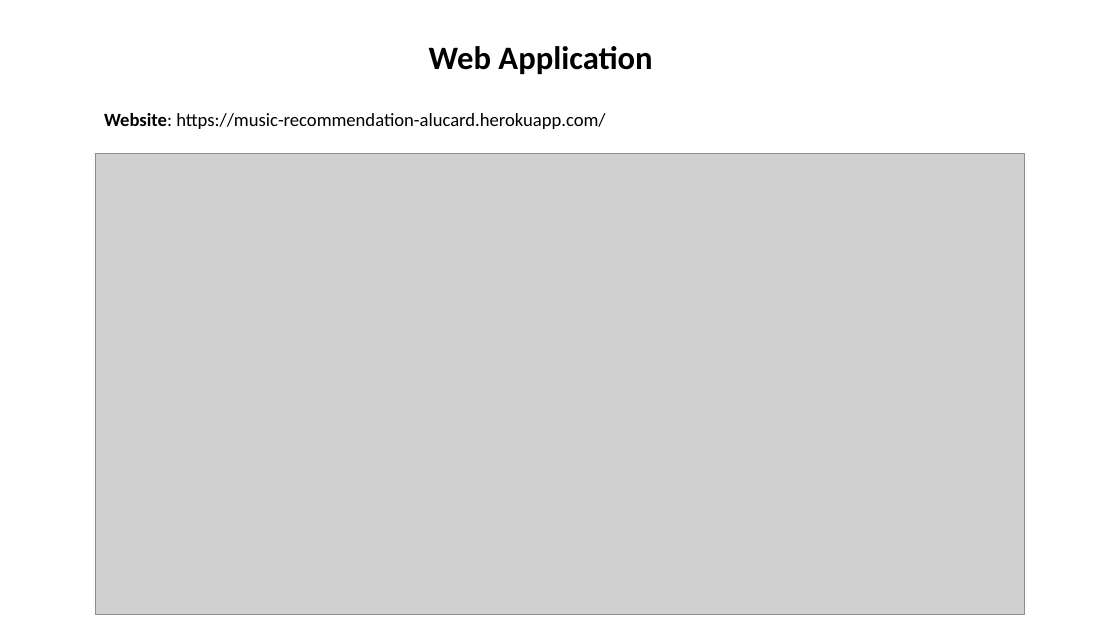
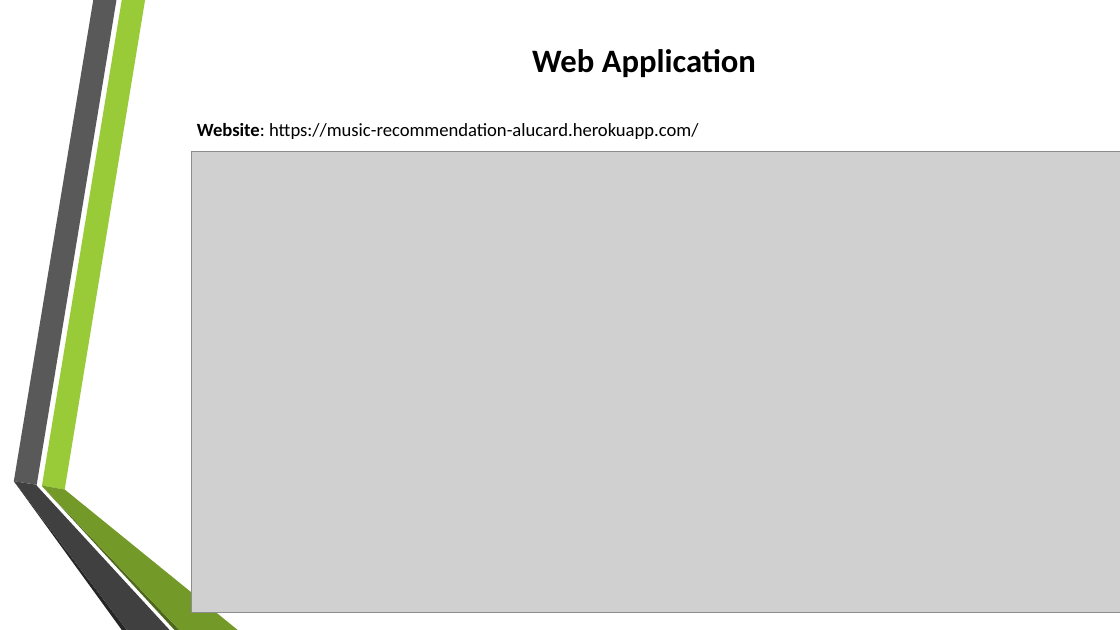
Before and after one commit to singharsh10/Music_Recommendation_System, a slide deck: slide 15 of Music_Recommendation_System.pptx. Drawn at 1120x630 pixels with LibreOffice and Linux fonts; fonts in the diff are those of the drawing; grey boxes stand for pictures; background and template pictures are left out. Boxes give left, top, right and bottom in pixels: in the first picture for what was removed or moved away, otherwise in the second. Text is boxed around its words. In the diff, an @@ line names an element or a change of style, - is before the commit and + after.

```diff
--- a/Music_Recommendation_System.pptx
+++ b/Music_Recommendation_System.pptx
@@ title "Web Application" at box(532, 49, 756, 77): alignment left to centre; line spacing 0.9 to 1 @@
@@ text "Website: https://music-recommendation-alucard.herokuapp.com/": place and size @@
-text "Website: https://music-recommendation-alucard.herokuapp.com/" at box(104, 113, 605, 129)
+text "Website: https://music-recommendation-alucard.herokuapp.com/" at box(197, 123, 698, 139)
@@ picture: place and size @@
-picture at box(96, 153, 1024, 614)
+picture at box(192, 151, 1120, 613)
@@ group added at box(13, 0, 238, 630): 6 freeform shapes @@
```
Also in this commit, not shown: 14 other slides changed, 1 slide added, 1 slide removed.
